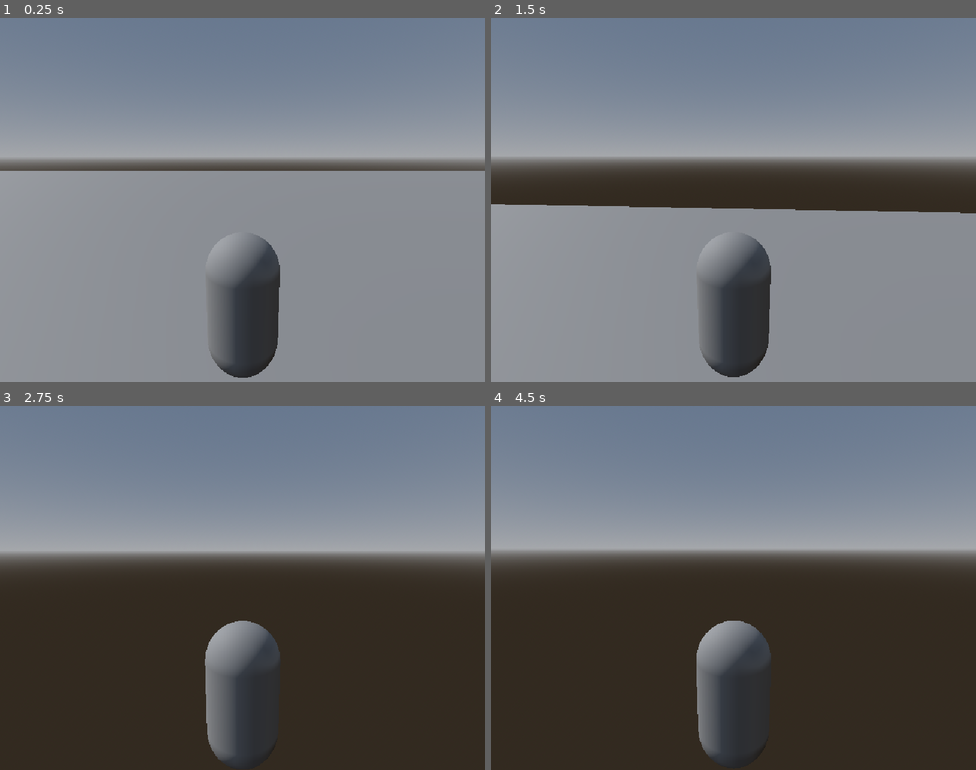
Above: before the commit, frames 1-4 (two rows, left to right).
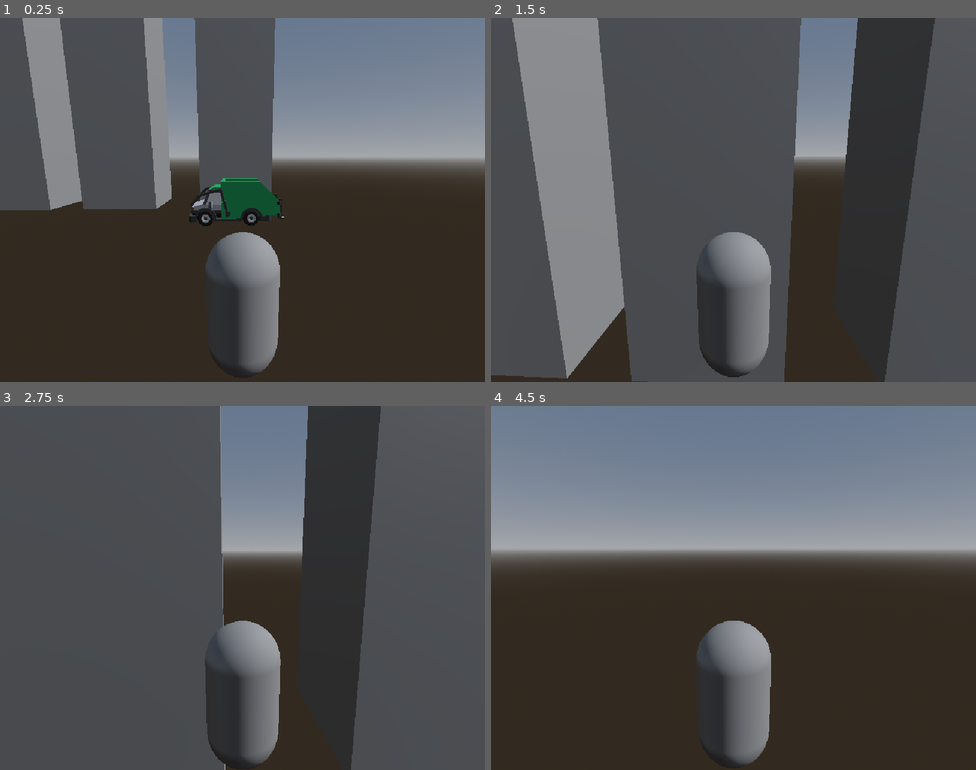
Above: after the commit, the same moments.

Repository: BradEstacio/trash-graffiti-ride
Game: Godot game, scene res://test_scene.tscn
Same seed, same stepped clock (60 frames per second), same inputs: the game is played once before the commit and once after it.
Inputs (mouse positions are in pixels of both pictures, inside the frame that each line leads up to):
- Up to frame 1 (0.25 s): no input
- Up to frame 2 (1.5 s): tap Enter at 0.5 s; move the mouse to (757, 200) at 0.52 s; hold Shift (run) 0.53-1.28 s; hold W (move_forward) from 0.53 s (still down); tap Space (jump) at 0.77, 1.07 s; tap E (interact, bound only after the commit) at 0.8, 1.35 s; move the mouse to (709, 200) at 1.27 s
- Up to frame 3 (2.75 s): keep holding W (move_forward); tap Space (jump) at 1.52, 1.55, 1.82, 2.1 s; move the mouse to (252, 580) at 2.02 s; hold Shift (run) from 2.03 s (still down)
- Up to frame 4 (4.5 s): keep holding W (move_forward); move the mouse to (728, 595) at 2.77 s; release Shift (run) at 2.78 s; tap Shift (run) at 2.85, 4.35 s; tap Space (jump) at 3.02, 3.32, 3.5, 3.77, 3.8, 4.07 s; tap E (interact, bound only after the commit) at 3.05, 3.6 s; move the mouse to (767, 591) at 3.52 s; tap Enter at 4.25 s; move the mouse to (694, 584) at 4.27 s

The runs differ from the first frame. In frame 1, 74% of the frame differs, in the area x 0-100%, y 0-100%; in frame 2, 81%; in frame 3, 78%; in frame 4, 4.4%.

Commit message:
got rideable vehicle working!

Diff:
--- /dev/null
+++ b/assets/garbage_truck_2.tscn
@@ -0,0 +1,5 @@
+[gd_scene load_steps=2 format=3 uid="uid://dfiuhm1ae0gw1"]
+
+[ext_resource type="PackedScene" uid="uid://cuqyymwwswjsn" path="res://assets/garbageTruck.glb" id="1_njggg"]
+
+[node name="garbageTruck2" instance=ExtResource("1_njggg")]
--- /dev/null
+++ b/bin.gd
@@ -0,0 +1,94 @@
+extends RigidBody3D
+
+var awaiting_input = false
+var riding = false
+var player_body
+var in_control = false
+
+var sphere_offset = Vector3.DOWN
+@export var acceleration = 35.0
+@export var steering = 19.0
+@export var turn_speed = 4.0
+@export var turn_stop_limit = 0.75
+@export var body_tilt = 35
+
+var speed_input = 0
+var turn_input = 0
+
+@onready var car_mesh = $CarMesh
+@onready var body_mesh = $CarMesh/garbageTruck
+@onready var ground_ray = $CarMesh/RayCast3D
+@onready var right_wheel = $CarMesh/garbageTruck/wheel_frontRight
+@onready var left_wheel = $CarMesh/garbageTruck/wheel_frontLeft
+
+#func _ready():
+#	ground_ray.add_exception(self)
+
+func _physics_process(delta):
+	car_mesh.position = position + sphere_offset
+	if ground_ray.is_colliding():
+		apply_central_force(-car_mesh.global_transform.basis.z * speed_input)
+
+func _process(delta):
+	if awaiting_input == true and riding == false:
+		if Input.is_action_just_pressed("interact"):
+			print("riding!")
+			freeze = false
+			player_body.riding = true
+			player_body.in_control = false
+			in_control = true
+			player_body.collision_layer = 0
+			player_body.collision_mask = 0
+			player_body.velocity = Vector3(0,0,0)
+			player_body.global_position = $RidePos.global_position
+			%BinCam.current = true
+			riding = true
+	elif riding == true:
+		if Input.is_action_just_pressed("interact"):
+			print("hopping off!")
+			player_body.in_control = true
+			in_control = false
+			freeze = true
+			player_body.global_position = $PlayerExit.global_position
+			player_body.collision_layer = 1
+			player_body.collision_mask = 1
+			player_body.riding = false
+			%BinCam.current = false
+			riding = false
+
+	if in_control:
+		if not ground_ray.is_colliding():
+			return
+		player_body.global_position = $RidePos.global_position
+		speed_input = Input.get_axis("move_backward", "move_forward") * acceleration
+		turn_input = Input.get_axis("move_right", "move_left") * deg_to_rad(steering)
+		right_wheel.rotation.y = turn_input
+		left_wheel.rotation.y = turn_input
+
+
+		if linear_velocity.length() > turn_stop_limit:
+			var new_basis = car_mesh.global_transform.basis.rotated(car_mesh.global_transform.basis.y, turn_input)
+			car_mesh.global_transform.basis = car_mesh.global_transform.basis.slerp(new_basis, turn_speed * delta)
+			car_mesh.global_transform = car_mesh.global_transform.orthonormalized()
+			var t = -turn_input * linear_velocity.length() / body_tilt
+			body_mesh.rotation.z = lerp(body_mesh.rotation.z, t, 5.0 * delta)
+			if ground_ray.is_colliding():
+				var n = ground_ray.get_collision_normal()
+				var xform = align_with_y(car_mesh.global_transform, n)
+				car_mesh.global_transform = car_mesh.global_transform.interpolate_with(xform, 10.0 * delta)
+
+func align_with_y(xform, new_y):
+	xform.basis.y = new_y
+	xform.basis.x = -xform.basis.z.cross(new_y)
+#	xform.basis = xform.basis.orthonormalized()
+	return xform.orthonormalized()
+
+func _on_player_detector_body_entered(body: Node3D) -> void:
+	if body is player:
+		awaiting_input = true
+		player_body = body
+
+
+func _on_player_detector_body_exited(body: Node3D) -> void:
+	if body is player:
+		awaiting_input = false
--- /dev/null
+++ b/bin.tscn
@@ -0,0 +1,48 @@
+[gd_scene load_steps=7 format=3 uid="uid://divs27f6bcjun"]
+
+[ext_resource type="Script" uid="uid://bkbd35n3bds88" path="res://bin.gd" id="1_vg1ep"]
+[ext_resource type="PackedScene" uid="uid://dfiuhm1ae0gw1" path="res://assets/garbage_truck_2.tscn" id="2_vg1ep"]
+
+[sub_resource type="PhysicsMaterial" id="PhysicsMaterial_sasra"]
+bounce = 0.1
+
+[sub_resource type="SphereShape3D" id="SphereShape3D_coq8p"]
+radius = 1.0
+
+[sub_resource type="SphereMesh" id="SphereMesh_vg1ep"]
+
+[sub_resource type="SphereShape3D" id="SphereShape3D_sasra"]
+radius = 2.65001
+
+[node name="Bin" type="RigidBody3D"]
+physics_material_override = SubResource("PhysicsMaterial_sasra")
+gravity_scale = 3.0
+angular_damp = 10.0
+script = ExtResource("1_vg1ep")
+
+[node name="CollisionShape3D" type="CollisionShape3D" parent="."]
+shape = SubResource("SphereShape3D_coq8p")
+
+[node name="MeshInstance3D" type="MeshInstance3D" parent="CollisionShape3D"]
+mesh = SubResource("SphereMesh_vg1ep")
+
+[node name="CarMesh" parent="." instance=ExtResource("2_vg1ep")]
+transform = Transform3D(-4.37114e-08, 0, -1, 0, 1, 0, 1, 0, -4.37114e-08, 0, 0, 0)
+top_level = true
+
+[node name="RayCast3D" type="RayCast3D" parent="CarMesh"]
+transform = Transform3D(-1, 0, 8.74228e-08, 0, 1, 0, -8.74228e-08, 0, -1, 2.18557e-09, 0.125, -0.025)
+
+[node name="PlayerExit" type="Node3D" parent="."]
+transform = Transform3D(1, 0, 0, 0, 1, 0, 0, 0, 1, 0, 1.5, -2.76698)
+
+[node name="RidePos" type="Node3D" parent="."]
+transform = Transform3D(1, 0, 0, 0, 1, 0, 0, 0, 1, 0.00493407, 1.5, -0.00358152)
+
+[node name="PlayerDetector" type="Area3D" parent="."]
+
+[node name="CollisionShape3D" type="CollisionShape3D" parent="PlayerDetector"]
+shape = SubResource("SphereShape3D_sasra")
+
+[connection signal="body_entered" from="PlayerDetector" to="." method="_on_player_detector_body_entered"]
+[connection signal="body_exited" from="PlayerDetector" to="." method="_on_player_detector_body_exited"]
--- /dev/null
+++ b/bin_cam.gd
@@ -0,0 +1,13 @@
+extends Camera3D
+
+@export var lerp_speed = 3.0
+@export var offset = Vector3.ZERO
+@export var target : Node
+
+
+func _physics_process(delta):
+	if !target:
+		return
+	var target_pos = target.global_transform.translated_local(offset)
+	global_transform = global_transform.interpolate_with(target_pos, lerp_speed * delta)
+	look_at(target.global_position, Vector3.UP)
--- a/characters/character_mover.gd
+++ b/characters/character_mover.gd
@@ -19,21 +19,25 @@
 	move_dir = new_move_dir
 
 func jump():
-	if character_body.is_on_floor():
-		character_body.velocity.y = jump_force
+	if character_body.in_control:
+		if character_body.is_on_floor():
+			character_body.velocity.y = jump_force
 
 func _physics_process(delta):
-	if character_body.velocity.y > 0.0 and character_body.is_on_ceiling():
-		character_body.velocity.y = 0.0
-	if not character_body.is_on_floor():
-		character_body.velocity.y -= gravity * delta
+	if character_body.in_control:
+		if character_body.paused or character_body.riding:
+			return
+		if character_body.velocity.y > 0.0 and character_body.is_on_ceiling():
+			character_body.velocity.y = 0.0
+		if not character_body.is_on_floor():
+			character_body.velocity.y -= gravity * delta
 
-	var drag = move_drag
-	if move_dir.is_zero_approx():
-		drag = stop_drag
+		var drag = move_drag
+		if move_dir.is_zero_approx():
+			drag = stop_drag
 
-	var flat_velo = character_body.velocity
-	flat_velo.y = 0.0
-	character_body.velocity += move_accel * move_dir - flat_velo * drag
+		var flat_velo = character_body.velocity
+		flat_velo.y = 0.0
+		character_body.velocity += move_accel * move_dir - flat_velo * drag
 
-	character_body.move_and_slide()
+		character_body.move_and_slide()
--- /dev/null
+++ b/characters/player/actor_component.gd
@@ -0,0 +1 @@
+extends Node3D
--- a/characters/player/player.gd
+++ b/characters/player/player.gd
@@ -1,4 +1,5 @@
 extends CharacterBody3D
+class_name player
 
 #@onready var camera_3d = $Camera3D
 
@@ -12,8 +13,9 @@
 @export var mouse_sensitivity_h = 0.15
 @export var mouse_sensitivity_v = 0.15
 
-
+var riding = false
 var paused = false
+var in_control := true
 
 
 func _ready():
@@ -35,23 +37,26 @@
 			#Input.mouse_mode = Input.MOUSE_MODE_VISIBLE
 		#else:
 			#Input.mouse_mode = Input.MOUSE_MODE_CAPTURED
-	if paused == true:
-		return
+	if in_control:
+		if paused == true or riding == true:
+			return
 
-	if Input.is_action_pressed("run"):
-		character_mover.max_speed = normal_speed * 2
-		character_mover.move_accel = normal_accel * 2
-	else:
-		character_mover.max_speed = normal_speed
-		character_mover.move_accel = normal_accel
 
-	var input_dir = Input.get_vector("move_left", "move_right", "move_forward", "move_backward")
-	var move_dir = (transform.basis * Vector3(input_dir.x, 0, input_dir.y)).normalized()
 
-	character_mover.set_move_dir(move_dir)
-	if Input.is_action_just_pressed("jump"):
-		character_mover.jump()
+		if Input.is_action_pressed("run"):
+			character_mover.max_speed = normal_speed * 2
+			character_mover.move_accel = normal_accel * 2
+		else:
+			character_mover.max_speed = normal_speed
+			character_mover.move_accel = normal_accel
 
-func _physics_process(_delta):
-	if paused == true:
-		return
+		var input_dir = Input.get_vector("move_left", "move_right", "move_forward", "move_backward")
+		var move_dir = (transform.basis * Vector3(input_dir.x, 0, input_dir.y)).normalized()
+
+		character_mover.set_move_dir(move_dir)
+		if Input.is_action_just_pressed("jump"):
+			character_mover.jump()
+
+#func _physics_process(_delta):
+	#if paused == true:
+		#return
--- a/project.godot
+++ b/project.godot
@@ -60,6 +60,11 @@
 "events": [Object(InputEventKey,"resource_local_to_scene":false,"resource_name":"","device":-1,"window_id":0,"alt_press …(195 unchanged characters)…
 ]
 }
+interact={
+"deadzone": 0.2,
+"events": [Object(InputEventKey,"resource_local_to_scene":false,"resource_name":"","device":-1,"window_id":0,"alt_pressed":false,"shift_pressed":false,"ctrl_pressed":false,"meta_pressed":false,"pressed":false,"keycode":0,"physical_keycode":69,"key_label":0,"unicode":101,"location":0,"echo":false,"script":null)
+]
+}
 
 [rendering]
 
--- a/test_scene.tscn
+++ b/test_scene.tscn
@@ -1,6 +1,8 @@
-[gd_scene load_steps=9 format=3 uid="uid://wa7uihxfur5o"]
+[gd_scene load_steps=11 format=3 uid="uid://wa7uihxfur5o"]
 
 [ext_resource type="PackedScene" uid="uid://bfaumic22rjqp" path="res://characters/player/player.tscn" id="1_78aba"]
+[ext_resource type="PackedScene" uid="uid://divs27f6bcjun" path="res://bin.tscn" id="2_ia1lp"]
+[ext_resource type="Script" uid="uid://b7edantgkt6t0" path="res://bin_cam.gd" id="3_sasra"]
 
 [sub_resource type="WorldBoundaryShape3D" id="WorldBoundaryShape3D_ko3a1"]
 
@@ -28,10 +30,11 @@
 
 [node name="MeshInstance3D" type="MeshInstance3D" parent="temp_floor"]
 transform = Transform3D(55.8129, 0, 0, 0, 1, 0, 0, 0, 49.7229, 0, 0, 0)
+visible = false
 mesh = SubResource("PlaneMesh_aahki")
 
 [node name="temp_box" type="StaticBody3D" parent="."]
-transform = Transform3D(1, 0, 0, 0, 1, 0, 0, 0, 1, 0, 0.492757, 4.42717)
+transform = Transform3D(1.76495, 0, 0, 0, 6.91371, 0, 0, 0, 1.51601, 0, 3.42773, 4.42717)
 
 [node name="CollisionShape3D" type="CollisionShape3D" parent="temp_box"]
 transform = Transform3D(2, 0, 0, 0, 2, 0, 0, 0, 2, 0, 0.570644, 0)
@@ -41,8 +44,41 @@
 transform = Transform3D(2, 0, 0, 0, 2, 0, 0, 0, 2, 0, 0.570644, 0)
 mesh = SubResource("BoxMesh_4jutb")
 
+[node name="temp_box2" type="StaticBody3D" parent="."]
+transform = Transform3D(1.76495, 0, 0, 0, 6.91371, 0, 0, 0, 1.51601, 5.72368, 3.42773, 4.42717)
+
+[node name="CollisionShape3D" type="CollisionShape3D" parent="temp_box2"]
+transform = Transform3D(2, 0, 0, 0, 2, 0, 0, 0, 2, 0, 0.570644, 0)
+shape = SubResource("BoxShape3D_xyq77")
+
+[node name="MeshInstance3D" type="MeshInstance3D" parent="temp_box2"]
+transform = Transform3D(2, 0, 0, 0, 2, 0, 0, 0, 2, 0, 0.570644, 0)
+mesh = SubResource("BoxMesh_4jutb")
+
+[node name="temp_box3" type="StaticBody3D" parent="."]
+transform = Transform3D(1.76495, 0, 0, 0, 6.91371, 0, 0, 0, 1.51601, 10.8084, 3.42773, 4.42717)
+
+[node name="CollisionShape3D" type="CollisionShape3D" parent="temp_box3"]
+transform = Transform3D(2, 0, 0, 0, 2, 0, 0, 0, 2, 0, 0.570644, 0)
+shape = SubResource("BoxShape3D_xyq77")
+
+[node name="MeshInstance3D" type="MeshInstance3D" parent="temp_box3"]
+transform = Transform3D(2, 0, 0, 0, 2, 0, 0, 0, 2, 0, 0.570644, 0)
+mesh = SubResource("BoxMesh_4jutb")
+
+[node name="temp_box4" type="StaticBody3D" parent="."]
+transform = Transform3D(1.76495, 0, 0, 0, 6.91371, 0, 0, 0, 1.51601, 16.945, 3.42773, 1.16333)
+
+[node name="CollisionShape3D" type="CollisionShape3D" parent="temp_box4"]
+transform = Transform3D(2, 0, 0, 0, 2, 0, 0, 0, 2, 0, 0.570644, 0)
+shape = SubResource("BoxShape3D_xyq77")
+
+[node name="MeshInstance3D" type="MeshInstance3D" parent="temp_box4"]
+transform = Transform3D(2, 0, 0, 0, 2, 0, 0, 0, 2, 0, 0.570644, 0)
+mesh = SubResource("BoxMesh_4jutb")
+
 [node name="Player" parent="." instance=ExtResource("1_78aba")]
-transform = Transform3D(1, 0, 0, 0, 1, 0, 0, 0, 1, 0, 1.09623, 0)
+transform = Transform3D(-0.999253, 0, 0.0386494, 0, 1, 0, -0.0386494, 0, -0.999253, 0, 1.09623, -5.73728)
 
 [node name="WorldEnvironment" type="WorldEnvironment" parent="."]
 environment = SubResource("Environment_ly0vr")
@@ -50,4 +86,27 @@
 [node name="DirectionalLight3D" type="DirectionalLight3D" parent="."]
 transform = Transform3D(0.698153, 0.0885047, -0.710457, 0.715949, -0.0863049, 0.692798, 0, -0.99233, -0.123619, 0, 4.74195, 0)
 
+[node name="Bin" parent="." instance=ExtResource("2_ia1lp")]
+transform = Transform3D(1, 0, 0, 0, 1, 0, 0, 0, 1, 0, 1.56273, 0)
+axis_lock_linear_y = true
+freeze = true
+
+[node name="MeshInstance3D" parent="Bin/CollisionShape3D" index="0"]
+visible = false
+
+[node name="PlayerExit" parent="Bin" index="2"]
+transform = Transform3D(1, 0, 0, 0, 1, 0, 0, 0, 1, 0, 2.28508, -0.00457954)
+
+[node name="RidePos" parent="Bin" index="3"]
+transform = Transform3D(1, 0, 0, 0, 1, 0, 0, 0, 1, 0, 0.024, 0)
+
+[node name="BinCam" type="Camera3D" parent="." node_paths=PackedStringArray("target")]
+unique_name_in_owner = true
+transform = Transform3D(-4.25906e-08, 0.225002, -0.974358, 9.83515e-09, 0.974358, 0.225002, 1, 8.88179e-16, -4.37114e-08, 0, 0, 0)
+script = ExtResource("3_sasra")
+lerp_speed = 30.0
+offset = Vector3(0, 2, 5)
+target = NodePath("../Bin/CarMesh")
+
 [editable path="Player"]
+[editable path="Bin"]
Binary file added: assets/Textures/colormap.png
Not shown, added: assets/Textures/colormap.png.import
Binary file added: assets/garbageTruck.glb
Not shown, added: assets/garbageTruck.glb.import
Not shown, added: bin.gd.uid
Not shown, added: bin_cam.gd.uid
Not shown, added: characters/player/actor_component.gd.uid
